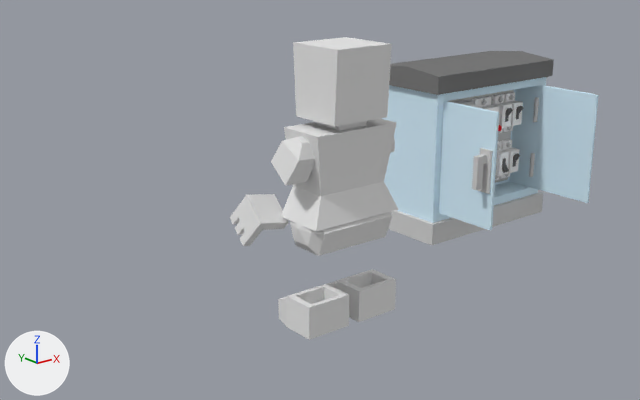
One commit to the Blender file scripts/processors/resources/conanbatterygenr.blend: the scene before it, then after it.
The view is the same before and after, from a camera (50 mm lens) standing at (-16.01, -14.39, 7.1) and looking at (-4.63, -0.16, 1.4). The lights are fixed; the arrows at lower left show +X, +Y and +Z. Objects named as collision shapes, trigger or cutter boxes, shadow casters or lower levels of detail are left out.

In view in the first picture: 'elecricalbox', 'electricalBoxDoorOpen', 'player_base_Mesh.042'.
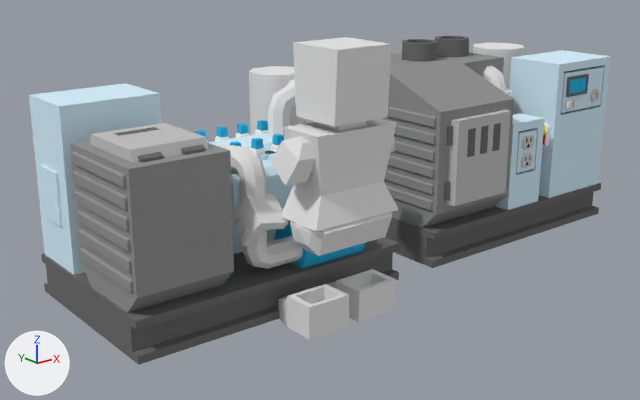
Pixel boxes (x1, y1, x2, y2) of what changed, in the pictures (640 x 400 px; the box of a moved part takes in the faces that stretch with it):
'coal generator.001', added
    after: (29, 66, 400, 365)
'coal generator', shown
    after: (380, 36, 611, 268)
'elecricalbox', hidden
    before: (382, 51, 554, 245)
'electricalBoxDoorOpen', hidden
    before: (439, 85, 599, 230)
part 1 of me_cube_002, moved or reshaped (not visible before)
    after: (446, 126, 453, 145)
part 2 of me_cube_002, moved or reshaped (not visible before)
    after: (444, 181, 450, 201)
part 3 of me_cube_002, added
    after: (509, 50, 611, 198)
part 4 of me_cube_002, moved or reshaped (not visible before)
    after: (561, 67, 604, 113)
part 5 of me_cube_002, moved or reshaped (not visible before)
    after: (572, 100, 579, 107)
part 6 of me_cube_002, moved or reshaped (not visible before)
    after: (565, 101, 573, 108)
part 7 of me_cube_002, moved or reshaped (not visible before)
    after: (566, 74, 589, 97)
part 8 of me_cube_002, moved or reshaped (not visible before)
    after: (590, 89, 600, 102)
part 9 of me_cube_002, added
    after: (503, 88, 512, 97)
part 10 of me_cube_002, moved or reshaped (not visible before)
    after: (473, 43, 525, 89)
part 11 of me_cube_002, moved or reshaped (not visible before)
    after: (483, 66, 506, 91)
part 12 of me_cube_002, moved or reshaped (not visible before)
    after: (495, 113, 545, 210)
part 13 of me_cube_002, added
    after: (516, 129, 537, 173)
part 14 of me_cube_002, moved or reshaped (not visible before)
    after: (521, 153, 533, 168)
part 15 of me_cube_002, moved or reshaped (not visible before)
    after: (522, 135, 534, 150)
part 16 of me_cube_002, built on
    after: (380, 36, 550, 228)

Patch to the scene script:
```diff
--- a/scripts/processors/resources/conanbatterygenr.blend.py
+++ b/scripts/processors/resources/conanbatterygenr.blend.py
@@ mat_csub_dark_gray @@
 mat_csub_dark_gray = diffuse_material('csub dark gray')
-mat_csub_dark_gray.base_color = (0.653, 0.653, 0.653)  # light grey #d3d3d3
+mat_csub_dark_gray.base_color = (0.55, 0.55, 0.55)  # light grey #c4c4c4
@@ mat_csub_lightgray @@
 mat_csub_lightgray = diffuse_material('csub lightgray')
-mat_csub_lightgray.base_color = (0.2, 0.2, 0.2)  # grey #7c7c7c
+mat_csub_lightgray.base_color = (0.15, 0.15, 0.15)  # dark grey #6c6c6c
@@ me_cube_002 @@
-me_cube_002.from_pydata(...)  # 1087 vertices, 891 faces; spans x -3.0..3.0, y -2.0..2.03, z 0.0..4.01
+me_cube_002.from_pydata(...)  # 880 vertices, 671 faces; spans x -3.0..3.0, y -2.17..2.0, z 0.0..4.41
+# me_cube_002 part 1: the loose piece of 8 vertices spanning x -2.6..-2.2, y -1.78..-1.61, z 3.35..3.5 is multiplied about its middle by the matrix ((0.0, 1.0, 0.0), (0.0, 0.0, -1.0), (-1.0, 0.0, 0.0)), then moved by (-0.25, -0.3, -0.55)
+# me_cube_002 part 2: the loose piece of 8 vertices spanning x -1.8..-1.4, y -1.78..-1.61, z 3.35..3.5 is multiplied about its middle by the matrix ((0.0, 1.0, 0.0), (0.0, 0.0, -1.0), (-1.0, 0.0, 0.0)), then moved by (-1.05, -0.3, -1.75)
+# me_cube_002 part 3: the loose piece of 16 vertices spanning x -2.95..-0.95, y 0.55..1.95, z 0.8..4.0 is copied, and the copy is turned -180 degrees about the z axis through the mesh origin; it spans x 0.95..2.95, y -1.95..-0.55, z 0.8..4.0
+# me_cube_002 part 4: the loose piece of 8 vertices spanning x -2.71..-1.19, y 1.85..1.95, z 2.84..3.76 is turned -180 degrees about the z axis through the mesh origin
+# me_cube_002 part 5: the loose piece of 8 vertices spanning x -1.69..-1.54, y 1.88..2.03, z 2.94..3.09 is turned 180 degrees about the z axis through the mesh origin
+# me_cube_002 part 6: the loose piece of 8 vertices spanning x -1.46..-1.3, y 1.88..2.03, z 2.94..3.09 is turned 180 degrees about the z axis through the mesh origin
+# me_cube_002 part 7: the loose piece of 16 vertices spanning x -2.05..-1.29, y 1.95..2.0, z 3.21..3.67 is turned -180 degrees about the z axis through the mesh origin
+# me_cube_002 part 8: the loose piece of 20 vertices spanning x -2.57..-2.25, y 1.89..2.01, z 2.97..3.25 is turned -180 degrees about the z axis through the mesh origin
+# me_cube_002 part 9: a new loose piece, an 8-sided cylinder along z spanning x -0.07..0.67, y -1.04..-0.3, z 3.1..3.3, in mat_lightgray (white #e7e7e7)
+# me_cube_002 part 10: the loose piece of 17 vertices spanning x 1.76..2.93, y 0.72..1.88, z 0.81..4.01 is scaled about its middle by (1.1, 1.1, 1), then moved by (-0.1, -0.34, 0.0)
+# me_cube_002 part 11: the loose piece of 48 vertices spanning x -0.64..1.64, y 0.49..1.02, z 0.98..1.51 is multiplied about its middle by the matrix ((0.0, 0.707, 0.707), (0.0, -0.707, 0.707), (1.0, 0.0, 0.0)), then moved by (-0.2, -1.36, 1.45)
+# me_cube_002 part 12: the loose piece of 16 vertices spanning x -0.85..0.25, y 1.25..1.95, z 0.7..2.8 is turned -180 degrees about the z axis through its middle, then moved by (0.3, -3.2, 0.0)
+# me_cube_002 part 13: a new loose piece, a box spanning x -0.31..0.31, y -1.95..-1.85, z 1.64..2.56, in mat_blank (white #d7f1ff)
+# me_cube_002 part 14: the loose piece of 44 vertices spanning x -0.48..-0.12, y 1.94..1.98, z 1.73..2.04 is turned -180 degrees about the z axis through its middle, then moved by (0.3, -3.93, 0.0)
+# me_cube_002 part 15: the loose piece of 44 vertices spanning x -0.48..-0.12, y 1.94..1.98, z 2.16..2.47 is turned -180 degrees about the z axis through its middle, then moved by (0.3, -3.93, 0.0)
+# me_cube_002 part 16: 188 vertices removed from x -3.0..2.57, y -2.0..1.95, z 0.78..4.0; 456 vertices added at x -3.0..2.47, y -2.17..1.95, z 0.72..4.41
 me_cube_002.materials.append(mat_blank)
@@ me_cube_002 @@
 me_cube_002.materials.append(mat_blue)
+me_cube_002.materials.append(mat_red_1)  # red #f30000
+me_cube_002.materials.append(mat_yellow_1)  # yellow #f3f300
+me_cube_002.materials.append(mat_green)  # green #00f300
+me_cube_002.materials.append(mat_blue_1)  # blue #0000f3
@@ ob_coal_generator @@
 _m = ob_coal_generator.modifiers.new('EdgeSplit', 'EDGE_SPLIT')
 _m.use_edge_angle = False
-ob_coal_generator.hide_set(True)  # its collection is switched off
@@ ob_electricalboxdooropen @@
 ob_electricalboxdooropen.location = (0.0, 0.0, 0.0)
+ob_electricalboxdooropen.hide_set(True)  # its collection is switched off
@@ ob_elecricalbox @@
 ob_elecricalbox.location = (0.0, 0.0, 0.0)
+ob_elecricalbox.hide_set(True)  # its collection is switched off
@@ ob_coal_generator_001 @@
+ob_coal_generator_001 = bpy.data.objects.new('coal generator.001', me_cube_003)  # 1087 vertices, 891 faces; spans x -3.0..3.0, y -2.0..2.03, z 0.0..4.01; in mat_blank (white #d7f1ff), mat_csub_grey (grey #a7a7a7), mat_csub_dark_gray (light grey #c4c4c4), mat_csub_lightgray (dark grey #6c6c6c), mat_red (red #e72326), mat_yellow (yellow #e7e014), mat_trans (white #e7e7e7), mat_white (white #ffffff), mat_lightgray (white #e7e7e7), mat_gray (light grey #d3d3d3), mat_lightblack (grey #6f6f6f), mat_black (black #000000), mat_blue (cyan #32b7e7); modifiers EDGE_SPLIT
+ob_coal_generator_001.location = (-7.0, 0.0, 0.0)
```
